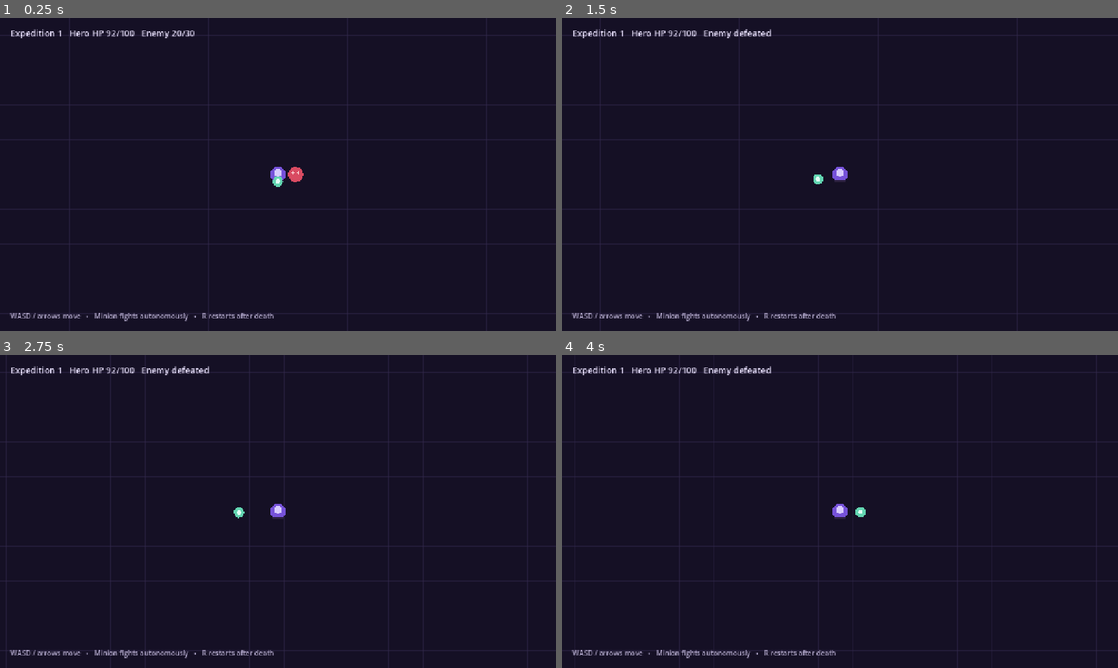
Above: before the commit, frames 1-4 (two rows, left to right).
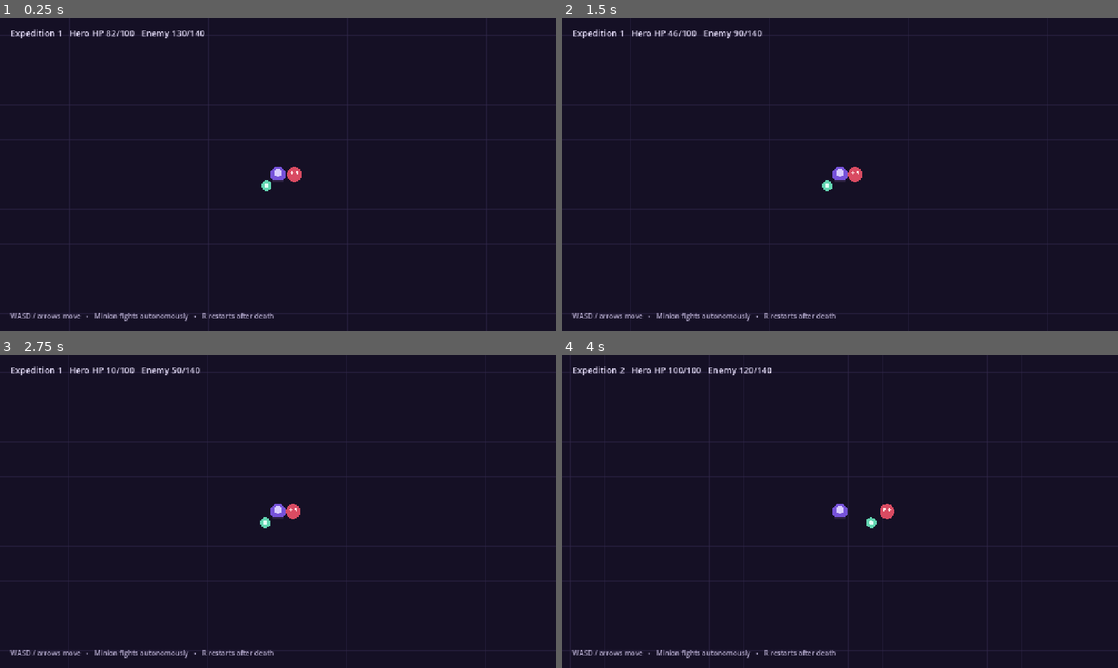
Above: after the commit, the same moments.

Repository: KoryakinYurij/Necro-Godot
Game: Godot game, scene res://expedition/expedition.tscn
The game is run twice, just before and just after one commit, with the same random seed, the same clock (stepped at 60 frames per second) and the same inputs.
Inputs (mouse positions are in pixels of both pictures, inside the frame that each line leads up to):
- Up to frame 1 (0.25 s): no input
- Up to frame 2 (1.5 s): tap Enter at 0.5 s; move the mouse to (962, 158) at 0.52 s; hold D (move_right) 0.53-1.25 s; hold Shift 0.53-1.25 s; click (962, 158) at 0.67 s; drag from (728, 190) to (812, 237) at 1.27 s
- Up to frame 3 (2.75 s): move the mouse to (333, 442) at 2.02 s; hold D (move_right) from 2.03 s (still down); tap Ctrl at 2.1 s
- Up to frame 4 (4 s): release D (move_right) at 2.75 s; drag from (812, 574) to (673, 464) at 2.77 s; tap R (restart) at 3.5 s; move the mouse to (1006, 558) at 3.52 s; hold A (move_left) from 3.53 s (still down); tap Alt at 3.6 s

The runs differ from the first frame. In frame 1, 0.2% of the frame differs, in the area x 19-55%, y 4-56%; in frame 2, 0.3%; in frame 3, 0.3%; in frame 4, 0.5%, in the area x 10-60%, y 3-56%.

Commit message:
Harden G1 gameplay and restart verification

Diff:
--- a/entities/enemy/enemy.gd
+++ b/entities/enemy/enemy.gd
@@ -5,9 +5,9 @@
 signal died(enemy: Enemy)
 
 @export var move_speed: float = 95.0
-@export var attack_damage: int = 8
-@export var attack_range: float = 42.0
-@export var attack_cooldown: float = 0.85
+@export var attack_damage: int = 18
+@export var attack_range: float = 38.0
+@export var attack_cooldown: float = 0.55
 
 @onready var health: HealthComponent = %Health
 
--- a/entities/enemy/enemy.tscn
+++ b/entities/enemy/enemy.tscn
@@ -17,4 +17,4 @@
 [node name="Health" type="Node" parent="."]
 unique_name_in_owner = true
 script = ExtResource("2_health")
-max_health = 30
+max_health = 140
--- a/entities/minion/minion.gd
+++ b/entities/minion/minion.gd
@@ -1,11 +1,11 @@
 extends CharacterBody2D
 class_name AutonomousMinion
 
-@export var move_speed: float = 165.0
+@export var move_speed: float = 230.0
 @export var follow_distance: float = 54.0
-@export var attack_range: float = 46.0
+@export var attack_range: float = 85.0
 @export var attack_damage: int = 10
-@export var attack_cooldown: float = 0.35
+@export var attack_cooldown: float = 0.30
 @export var reacquire_interval: float = 0.15
 
 var owner_hero: Hero = null
--- a/expedition/expedition.gd
+++ b/expedition/expedition.gd
@@ -18,22 +18,15 @@
 var _run_root: Node2D = null
 var _generation: int = 0
 var _player_dead: bool = false
-var _evidence_demo: bool = false
-var _demo_elapsed: float = 0.0
-var _demo_killed_player: bool = false
-var _demo_restarted: bool = false
 
 
 func _ready() -> void:
-	_evidence_demo = OS.get_cmdline_user_args().has("--evidence-demo")
 	_build_run()
 	queue_redraw()
 
 
-func _process(delta: float) -> void:
+func _process(_delta: float) -> void:
 	_update_hud()
-	if _evidence_demo:
-		_drive_evidence_demo(delta)
 
 
 func _unhandled_input(event: InputEvent) -> void:
@@ -42,13 +35,7 @@
 
 
 func restart_expedition() -> void:
-	_release_demo_input()
 	_build_run()
-
-
-func apply_hero_damage(amount: int) -> void:
-	if is_instance_valid(hero):
-		hero.receive_damage(amount)
 
 
 func combat_snapshot() -> Dictionary[StringName, Variant]:
@@ -108,45 +95,6 @@
 	help_label.text = "WASD / arrows move   •   Minion fights autonomously   •   R restarts after death"
 
 
-func _drive_evidence_demo(delta: float) -> void:
-	_demo_elapsed += delta
-	if _demo_elapsed < 1.25:
-		Input.action_press(&"move_right")
-	else:
-		Input.action_release(&"move_right")
-	if _demo_elapsed >= 2.8 and not _demo_killed_player:
-		_demo_killed_player = true
-		apply_hero_damage(999)
-	if _demo_elapsed >= 3.6 and not _demo_restarted:
-		_demo_restarted = true
-		_emit_restart_input()
-	if _demo_elapsed >= 4.0 and _demo_elapsed < 5.2:
-		Input.action_press(&"move_up")
-	else:
-		Input.action_release(&"move_up")
-	if _demo_elapsed >= 6.0:
-		_release_demo_input()
-		get_tree().quit()
-
-
-func _emit_restart_input() -> void:
-	var pressed := InputEventAction.new()
-	pressed.action = &"restart"
-	pressed.pressed = true
-	Input.parse_input_event(pressed)
-	var released := InputEventAction.new()
-	released.action = &"restart"
-	released.pressed = false
-	Input.parse_input_event(released)
-
-
-func _release_demo_input() -> void:
-	Input.action_release(&"move_left")
-	Input.action_release(&"move_right")
-	Input.action_release(&"move_up")
-	Input.action_release(&"move_down")
-
-
 func _draw() -> void:
 	draw_rect(Rect2(-1200.0, -800.0, 2400.0, 1600.0), Color("151025"), true)
 	for x: int in range(-1200, 1201, 80):
--- a/project.godot
+++ b/project.godot
@@ -28,7 +28,7 @@
 
 [editor_plugins]
 
-enabled=PackedStringArray("res://addons/godot_ai/plugin.cfg")
+enabled=PackedStringArray("res://addons/gut/plugin.cfg", "res://addons/godot_ai/plugin.cfg")
 
 [input]
 
--- a/tests/test_g1_combat.gd
+++ b/tests/test_g1_combat.gd
@@ -1,7 +1,6 @@
 extends GutTest
 
 const EXPEDITION_SCENE: PackedScene = preload("res://expedition/expedition.tscn")
-
 
 func _spawn_expedition() -> Expedition:
 	var expedition: Expedition = EXPEDITION_SCENE.instantiate() as Expedition
@@ -9,40 +8,53 @@
 	add_child_autofree(expedition)
 	return expedition
 
+func _press_restart() -> void:
+	var pressed := InputEventAction.new()
+	pressed.action = &"restart"
+	pressed.pressed = true
+	Input.parse_input_event(pressed)
+	var released := InputEventAction.new()
+	released.action = &"restart"
+	released.pressed = false
+	Input.parse_input_event(released)
 
 func test_enemy_deals_damage_through_running_combat_loop() -> void:
 	var expedition: Expedition = _spawn_expedition()
 	await wait_physics_frames(50)
-	var snapshot: Dictionary[StringName, Variant] = expedition.combat_snapshot()
+	var snapshot := expedition.combat_snapshot()
 	assert_lt(int(snapshot[&"hero_health"]), int(snapshot[&"hero_max_health"]))
-
 
 func test_autonomous_minion_acquires_and_defeats_live_enemy() -> void:
 	var expedition: Expedition = _spawn_expedition()
-	await wait_physics_frames(110)
-	var snapshot: Dictionary[StringName, Variant] = expedition.combat_snapshot()
+	Input.action_press(&"move_left")
+	await wait_physics_frames(180)
+	Input.action_release(&"move_left")
+	Input.action_press(&"move_up")
+	await wait_physics_frames(180)
+	Input.action_release(&"move_up")
+	var snapshot := expedition.combat_snapshot()
+	assert_false(bool(snapshot[&"dead"]))
 	assert_false(bool(snapshot[&"enemy_alive"]))
 	assert_false(bool(snapshot[&"minion_has_target"]))
 
+func test_idle_combat_can_kill_player_through_running_gameplay() -> void:
+	var expedition: Expedition = _spawn_expedition()
+	await wait_physics_frames(300)
+	var snapshot := expedition.combat_snapshot()
+	assert_true(bool(snapshot[&"dead"]))
+	assert_eq(int(snapshot[&"hero_health"]), 0)
 
-func test_lethal_damage_then_restart_creates_fresh_combat_state() -> void:
+func test_repeated_death_restart_cycles_create_fresh_expeditions() -> void:
 	var expedition: Expedition = _spawn_expedition()
-	await wait_physics_frames(2)
-	var before: Dictionary[StringName, Variant] = expedition.combat_snapshot()
-	expedition.apply_hero_damage(999)
-	await wait_physics_frames(1)
-	var dead_state: Dictionary[StringName, Variant] = expedition.combat_snapshot()
-	assert_true(bool(dead_state[&"dead"]))
-	assert_eq(int(dead_state[&"hero_health"]), 0)
-
-	var restart_event := InputEventAction.new()
-	restart_event.action = &"restart"
-	restart_event.pressed = true
-	Input.parse_input_event(restart_event)
-	await wait_physics_frames(2)
-	var restarted: Dictionary[StringName, Variant] = expedition.combat_snapshot()
-	assert_eq(int(restarted[&"generation"]), int(before[&"generation"]) + 1)
-	assert_false(bool(restarted[&"dead"]))
-	assert_eq(int(restarted[&"hero_health"]), int(restarted[&"hero_max_health"]))
-	assert_true(bool(restarted[&"enemy_alive"]))
-	assert_eq(int(restarted[&"enemy_health"]), int(restarted[&"enemy_max_health"]))
+	for expected_generation: int in range(1, 4):
+		await wait_physics_frames(300)
+		var dead_state := expedition.combat_snapshot()
+		assert_true(bool(dead_state[&"dead"]), "generation %d should die through combat" % expected_generation)
+		assert_eq(int(dead_state[&"generation"]), expected_generation)
+		_press_restart()
+		await wait_physics_frames(3)
+		var restarted := expedition.combat_snapshot()
+		assert_eq(int(restarted[&"generation"]), expected_generation + 1)
+		assert_false(bool(restarted[&"dead"]))
+		assert_eq(int(restarted[&"hero_health"]), int(restarted[&"hero_max_health"]))
+		assert_true(bool(restarted[&"enemy_alive"]))
